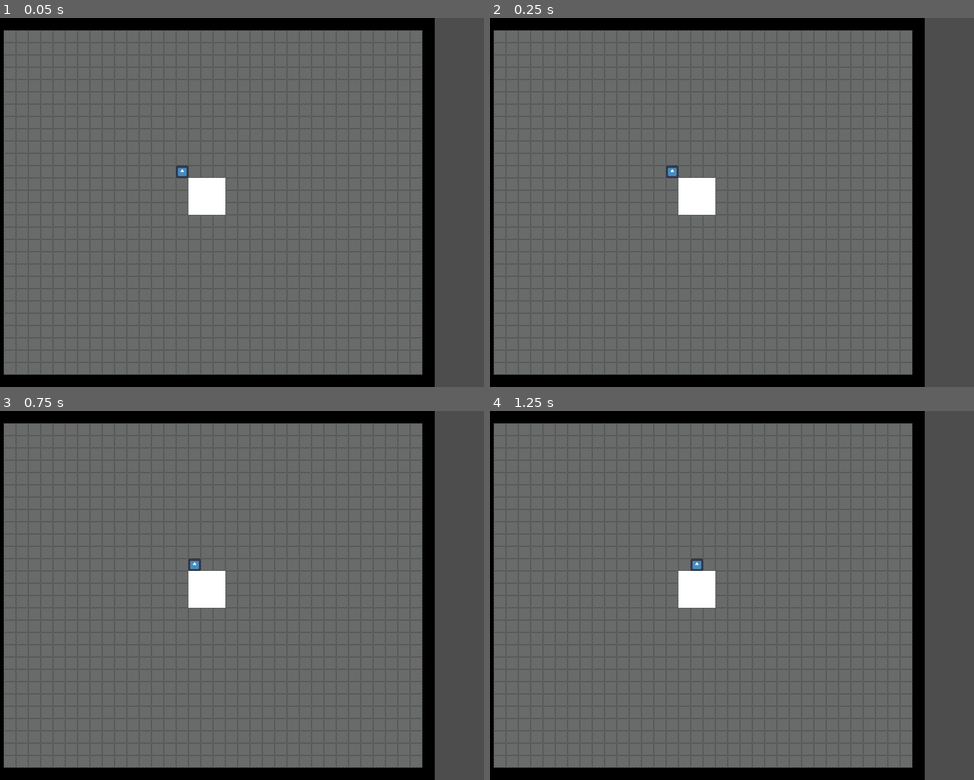
Above: before the commit, frames 1-4 (two rows, left to right).
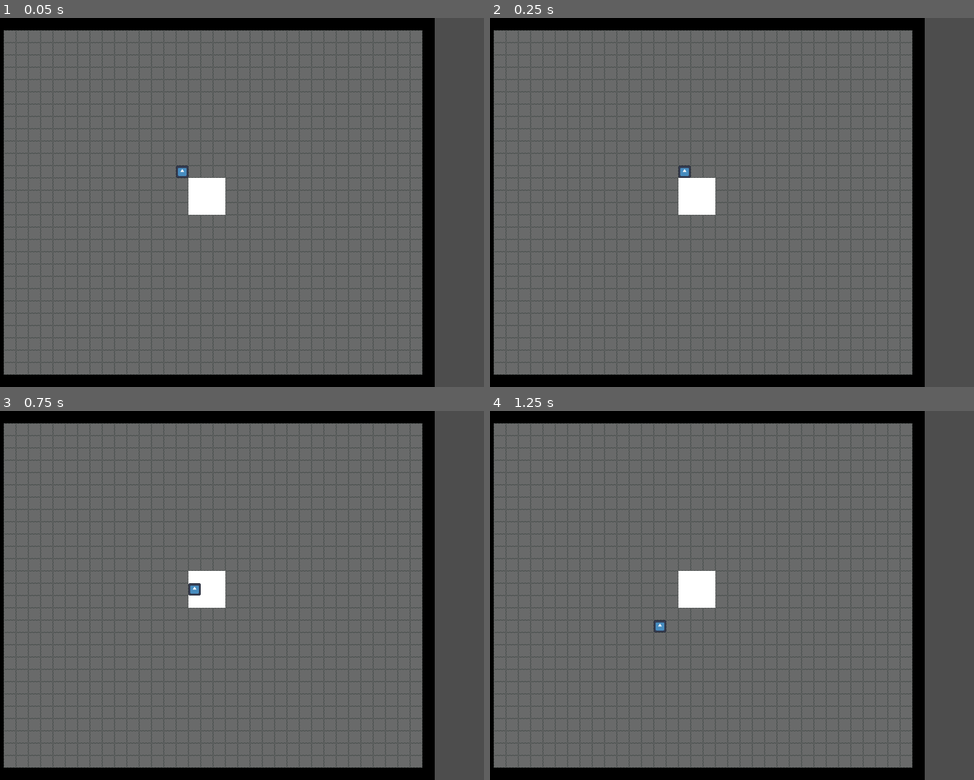
Above: after the commit, the same moments.

Repository: Maxw-ll/IA_Agents_Godot
Game: Godot game, scene res://Scenes/Game.tscn
Same seed, same stepped clock (60 frames per second), same inputs: the game is played once before the commit and once after it. The engine's default icon, where the game draws it, is replaced by a stand-in: a white triangle on a blue panel in a dark square.
Inputs:
- Up to frame 1 (0.05 s): no input
- Up to frame 2 (0.25 s): no input
- Up to frame 3 (0.75 s): no input
- Up to frame 4 (1.25 s): no input

Frame 1 is identical in both runs. In frame 2, 0.2% of the frame differs, in the area x 36-42%, y 40-44%; in frame 3, 0.2%; in frame 4, 0.2%.

Commit message:
Reativo Funcionando

Diff:
--- a/Scenes/general_agent.tscn
+++ b/Scenes/general_agent.tscn
@@ -1,10 +1,13 @@
-[gd_scene load_steps=5 format=3 uid="uid://blswu15nlx7uv"]
+[gd_scene load_steps=6 format=3 uid="uid://blswu15nlx7uv"]
 
 [ext_resource type="Script" path="res://Scripts/Reativo.gd" id="1_o6siy"]
 [ext_resource type="Texture2D" uid="uid://ddo6beaocm8qr" path="res://Sprites/icon.svg" id="2_pag44"]
 
 [sub_resource type="RectangleShape2D" id="RectangleShape2D_ta5co"]
-size = Vector2(96, 96)
+size = Vector2(94, 94)
+
+[sub_resource type="RectangleShape2D" id="RectangleShape2D_dghwv"]
+size = Vector2(30, 30)
 
 [sub_resource type="RectangleShape2D" id="RectangleShape2D_no4g0"]
 size = Vector2(0, 0)
@@ -12,15 +15,52 @@
 [node name="Reativo" type="CharacterBody2D"]
 script = ExtResource("1_o6siy")
 
-[node name="Area2D" type="Area2D" parent="."]
+[node name="Sprite2D" type="Sprite2D" parent="."]
+scale = Vector2(0.25, 0.25)
+texture = ExtResource("2_pag44")
 
-[node name="CollisionShape2D" type="CollisionShape2D" parent="Area2D"]
+[node name="Area_Detect_Objetcs" type="Area2D" parent="."]
+
+[node name="CollisionShape2D" type="CollisionShape2D" parent="Area_Detect_Objetcs"]
 shape = SubResource("RectangleShape2D_ta5co")
+
+[node name="AreaRight" type="Area2D" parent="."]
+
+[node name="CollisionShape2D" type="CollisionShape2D" parent="AreaRight"]
+position = Vector2(31, 0)
+shape = SubResource("RectangleShape2D_dghwv")
+debug_color = Color(0.932954, 2.42579e-05, 0.646639, 0.42)
+
+[node name="AreaLeft" type="Area2D" parent="."]
+
+[node name="CollisionShape2D2" type="CollisionShape2D" parent="AreaLeft"]
+position = Vector2(-31, 0)
+shape = SubResource("RectangleShape2D_dghwv")
+debug_color = Color(0.932954, 2.42579e-05, 0.646639, 0.42)
+
+[node name="AreaUp" type="Area2D" parent="."]
+
+[node name="CollisionShape2D3" type="CollisionShape2D" parent="AreaUp"]
+position = Vector2(0, -31)
+shape = SubResource("RectangleShape2D_dghwv")
+debug_color = Color(0.932954, 2.42579e-05, 0.646639, 0.42)
+
+[node name="AreaDown" type="Area2D" parent="."]
+
+[node name="CollisionShape2D4" type="CollisionShape2D" parent="AreaDown"]
+position = Vector2(0, 31)
+shape = SubResource("RectangleShape2D_dghwv")
+debug_color = Color(0.932954, 2.42579e-05, 0.646639, 0.42)
 
 [node name="CollisionShape2D" type="CollisionShape2D" parent="."]
 shape = SubResource("RectangleShape2D_no4g0")
 disabled = true
 
-[node name="Sprite2D" type="Sprite2D" parent="."]
-scale = Vector2(0.25, 0.25)
-texture = ExtResource("2_pag44")
+[connection signal="body_entered" from="AreaRight" to="." method="_on_area_right_body_entered"]
+[connection signal="body_exited" from="AreaRight" to="." method="_on_area_right_body_exited"]
+[connection signal="body_entered" from="AreaLeft" to="." method="_on_area_left_body_entered"]
+[connection signal="body_exited" from="AreaLeft" to="." method="_on_area_left_body_exited"]
+[connection signal="body_entered" from="AreaUp" to="." method="_on_area_up_body_entered"]
+[connection signal="body_exited" from="AreaUp" to="." method="_on_area_up_body_exited"]
+[connection signal="body_entered" from="AreaDown" to="." method="_on_area_down_body_entered"]
+[connection signal="body_exited" from="AreaDown" to="." method="_on_area_down_body_exited"]
--- a/Scripts/Game.gd
+++ b/Scripts/Game.gd
@@ -1,4 +1,8 @@
 extends Node2D
+
+####################################################
+######## CRIAÇÃO DO MAPA E INSTÂNCIA DOS AGENTES ###
+####################################################
 
 @onready var tilemap: TileMap = $TileMap
 
--- a/Scripts/Reativo.gd
+++ b/Scripts/Reativo.gd
@@ -1,34 +1,73 @@
 extends CharacterBody2D
 
 
-####################################################
-######## CRIAÇÃO DO MAPA E INSTÂNCIA DOS AGENTES ###
-####################################################
+# Direções possíveis
+var DIRECOES = {
+	"left": Vector2.LEFT,
+	"right": Vector2.RIGHT,
+	"up": Vector2.UP,
+	"down": Vector2.DOWN
+}
 
-@onready var area_2d: Area2D = $Area2D
 
-@onready var collision_shape_2d: CollisionShape2D = $Area2D/CollisionShape2D
+@onready var area_detect_objetcs: Area2D = $Area_Detect_Objetcs
+
+
+
+
 const CELL_SIZE = 32
-const MOVE_INTERVAL = 0.5
-var pode_mover = true
+const MOVE_INTERVAL = 0.05
 var tempo_passado := 0.0
-var direcao := Vector2.RIGHT
 
 var cols = 36
 var rows = 30
 var centro_x = (cols / 2) - 2
 var centro_y = (rows / 2) - 2
 
+var nova_direcao = null
+var index_move = null
+var act_keys = []
 
 func _ready():
 	global_position = Vector2i(centro_x*32-16, centro_y*32-16)
 
-func _process(delta):
+func _physics_process(delta: float) -> void:
 	tempo_passado += delta
-	if tempo_passado >= MOVE_INTERVAL:
+	act_keys = DIRECOES.keys()
+	index_move = randi() % act_keys.size()
+	nova_direcao = DIRECOES[act_keys[index_move]]
+	if tempo_passado > MOVE_INTERVAL:
+		position += nova_direcao * CELL_SIZE
+
 		tempo_passado = 0.0
-		if pode_mover:
-			mover()
 
-func mover():
-	position += direcao * CELL_SIZE
+
+#CONTROLE QUANDO RIGHT
+func _on_area_right_body_entered(body: Node2D) -> void:
+	DIRECOES.erase("right")
+
+func _on_area_right_body_exited(body: Node2D) -> void:
+	DIRECOES["right"] = Vector2.RIGHT
+
+
+#CONTROLE QUANDO LEFT
+func _on_area_left_body_entered(body: Node2D) -> void:
+	DIRECOES.erase("left")
+
+func _on_area_left_body_exited(body: Node2D) -> void:
+	DIRECOES["left"] = Vector2.LEFT
+
+
+#CONTROLE QUANDO UP
+func _on_area_up_body_entered(body: Node2D) -> void:
+	DIRECOES.erase("up")
+
+func _on_area_up_body_exited(body: Node2D) -> void:
+	DIRECOES["up"] = Vector2.UP
+
+
+func _on_area_down_body_entered(body: Node2D) -> void:
+	DIRECOES.erase("down")
+
+func _on_area_down_body_exited(body: Node2D) -> void:
+	DIRECOES["down"] = Vector2.DOWN
